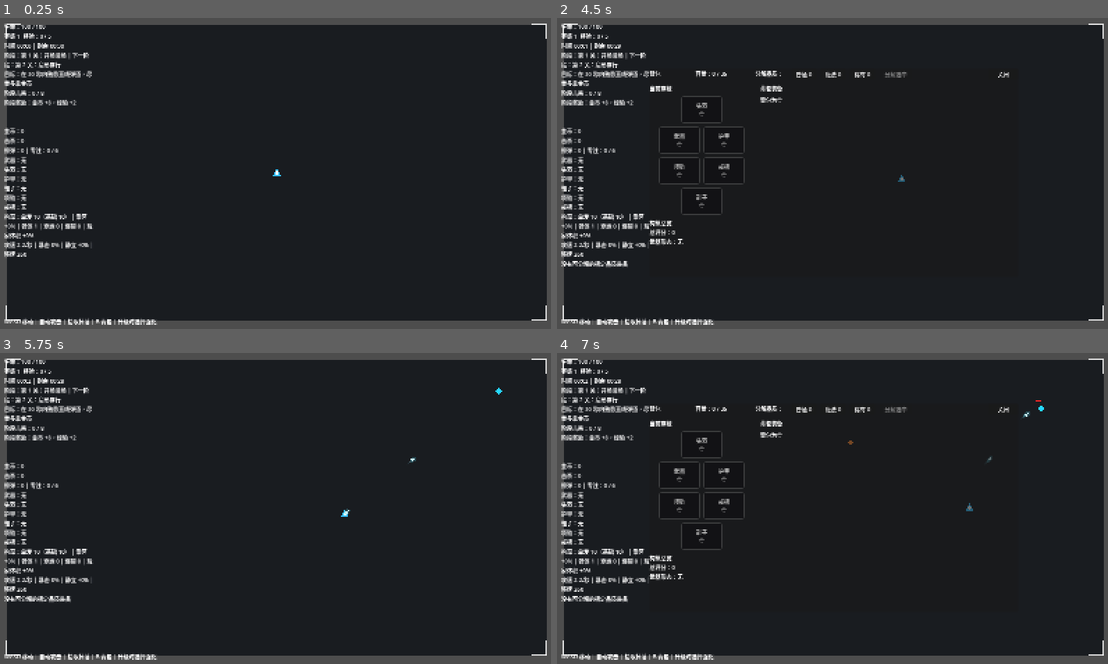
Above: before the commit, frames 1-4 (two rows, left to right).
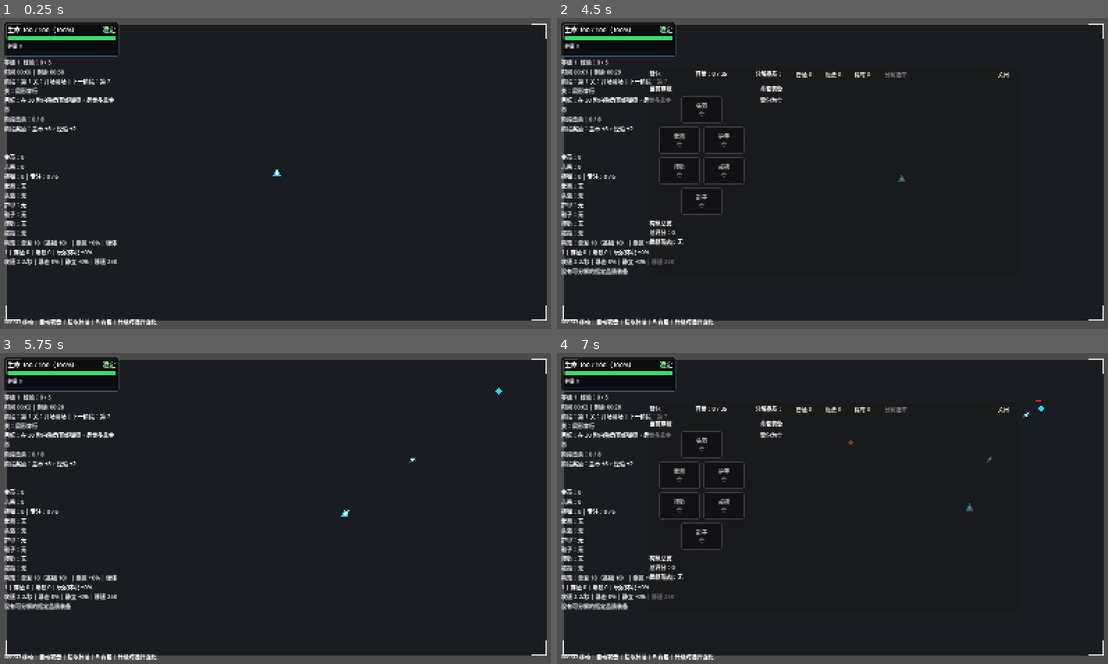
Above: after the commit, the same moments.

Repository: airisuzuki123/RogueLootPrototype
Game: Godot game, scene res://scenes/main.tscn
Two runs of this game, one before a commit and one after it. Both use one fixed random seed, a clock stepped at 60 frames per second and the inputs below.
Inputs (mouse positions are in pixels of both pictures, inside the frame that each line leads up to):
- Up to frame 1 (0.25 s): no input
- Up to frame 2 (4.5 s): tap Enter at 0.5, 0.6 s; move the mouse to (953, 157) at 0.52 s; hold D (move_right) 0.53-1.28 s; click (953, 157) at 0.67 s; move the mouse to (722, 189) at 1.27 s; hold S (move_down) 1.28-2 s; tap B at 1.35 s; click "普通 0" at 2 s; click "魔法 0" at 2.75 s; click "稀有 0" at 3.5 s; click "分解选中" at 4.25 s
- Up to frame 3 (5.75 s): click "关闭" at 5 s
- Up to frame 4 (7 s): move the mouse to (887, 440) at 5.77 s; hold D (move_right) 5.78-6.53 s; tap Enter at 5.85 s; move the mouse to (804, 570) at 6.52 s; hold W (move_up) from 6.53 s (still down); tap B at 6.6 s; click (804, 570) at 6.67 s

The runs differ from the first frame. In frame 1, 4.6% of the frame differs, in the area x 0-22%, y 1-80%; in frame 2, 4.8%; in frame 3, 4.9%, in the area x 0-22%, y 1-83%; in frame 4, 4.8%.

Commit message:
优化主界面角色状态显示

Diff:
--- a/scripts/ui/hud.gd
+++ b/scripts/ui/hud.gd
@@ -6,6 +6,10 @@
 var kills_label: Label
 var graze_label: Label
 var health_label: Label
+var shield_label: Label
+var player_state_label: Label
+var health_bar: ProgressBar
+var shield_bar: ProgressBar
 var experience_label: Label
 var run_phase_label: Label
 var phase_objective_label: Label
@@ -66,6 +70,9 @@
 	_layout_for_viewport()
 	_refresh_all()
 
+func _process(_delta: float) -> void:
+	_refresh_vital_status()
+
 func _build_ui() -> void:
 	var root := Control.new()
 	root.set_anchors_preset(Control.PRESET_FULL_RECT)
@@ -74,11 +81,10 @@
 
 	var stats := VBoxContainer.new()
 	stats.position = Vector2(16, 16)
-	stats.custom_minimum_size = Vector2(260, 120)
+	stats.custom_minimum_size = Vector2(330, 120)
 	root.add_child(stats)
 
-	health_label = Label.new()
-	stats.add_child(health_label)
+	_build_vital_status_panel(stats)
 
 	experience_label = Label.new()
 	stats.add_child(experience_label)
@@ -270,6 +276,68 @@
 	milestone_label.add_theme_color_override("font_outline_color", Color(0.05, 0.04, 0.02, 0.95))
 	milestone_label.add_theme_constant_override("outline_size", 5)
 	root.add_child(milestone_label)
+
+func _build_vital_status_panel(parent: Control) -> void:
+	var panel := PanelContainer.new()
+	panel.custom_minimum_size = Vector2(330, 92)
+	var panel_style := StyleBoxFlat.new()
+	panel_style.bg_color = Color(0.02, 0.025, 0.035, 0.72)
+	panel_style.border_color = Color(0.28, 0.34, 0.42, 0.82)
+	panel_style.set_border_width_all(1)
+	panel_style.set_corner_radius_all(6)
+	panel_style.content_margin_left = 10
+	panel_style.content_margin_right = 10
+	panel_style.content_margin_top = 8
+	panel_style.content_margin_bottom = 8
+	panel.add_theme_stylebox_override("panel", panel_style)
+	parent.add_child(panel)
+
+	var layout := VBoxContainer.new()
+	layout.add_theme_constant_override("separation", 4)
+	panel.add_child(layout)
+
+	var top_row := HBoxContainer.new()
+	top_row.add_theme_constant_override("separation", 8)
+	layout.add_child(top_row)
+
+	health_label = Label.new()
+	health_label.add_theme_font_size_override("font_size", 18)
+	top_row.add_child(health_label)
+
+	player_state_label = Label.new()
+	player_state_label.horizontal_alignment = HORIZONTAL_ALIGNMENT_RIGHT
+	player_state_label.size_flags_horizontal = Control.SIZE_EXPAND_FILL
+	player_state_label.add_theme_font_size_override("font_size", 18)
+	top_row.add_child(player_state_label)
+
+	health_bar = _create_status_bar(Color(0.90, 0.18, 0.23, 1.0), Color(0.22, 0.035, 0.045, 0.82))
+	health_bar.custom_minimum_size = Vector2(0, 14)
+	layout.add_child(health_bar)
+
+	shield_label = Label.new()
+	shield_label.add_theme_font_size_override("font_size", 14)
+	layout.add_child(shield_label)
+
+	shield_bar = _create_status_bar(Color(0.28, 0.78, 1.0, 1.0), Color(0.035, 0.10, 0.14, 0.70))
+	shield_bar.custom_minimum_size = Vector2(0, 8)
+	shield_bar.max_value = 6.0
+	layout.add_child(shield_bar)
+
+func _create_status_bar(fill_color: Color, background_color: Color) -> ProgressBar:
+	var bar := ProgressBar.new()
+	bar.show_percentage = false
+	bar.min_value = 0.0
+	bar.max_value = 1.0
+	bar.value = 0.0
+	var background := StyleBoxFlat.new()
+	background.bg_color = background_color
+	background.set_corner_radius_all(4)
+	bar.add_theme_stylebox_override("background", background)
+	var fill := StyleBoxFlat.new()
+	fill.bg_color = fill_color
+	fill.set_corner_radius_all(4)
+	bar.add_theme_stylebox_override("fill", fill)
+	return bar
 
 func _connect_signals() -> void:
 	GameManager.gold_changed.connect(_on_gold_changed)
@@ -377,14 +445,53 @@
 func _on_graze_changed(total: int) -> void:
 	var charge := int(GameManager.graze_charge)
 	var required := int(GameManager.GRAZE_REWARD_REQUIRED)
-	var shield := int(GameManager.player_graze_shield)
 	var cooldown := float(GameManager.graze_reward_cooldown_remaining)
-	var shield_text := " | 护盾：%d" % shield if shield > 0 else ""
 	var cooldown_text := " | 冷却中" if cooldown > 0.0 else ""
-	graze_label.text = "擦弹：%d | 专注：%d / %d%s%s" % [total, charge, required, shield_text, cooldown_text]
+	graze_label.text = "擦弹：%d | 专注：%d / %d%s" % [total, charge, required, cooldown_text]
+	_refresh_vital_status()
 
 func _on_health_changed(current: int, maximum: int) -> void:
-	health_label.text = "生命：%d / %d" % [current, maximum]
+	_refresh_vital_status(current, maximum)
+
+func _refresh_vital_status(current: int = -1, maximum: int = -1) -> void:
+	if health_label == null or health_bar == null or player_state_label == null or shield_label == null or shield_bar == null:
+		return
+	var health_current := int(GameManager.player_health) if current < 0 else current
+	var health_maximum := int(GameManager.player_max_health) if maximum < 0 else maximum
+	health_maximum = maxi(1, health_maximum)
+	health_current = clampi(health_current, 0, health_maximum)
+	var health_percent := int(round(float(health_current) / float(health_maximum) * 100.0))
+	health_label.text = "生命 %d / %d（%d%%）" % [health_current, health_maximum, health_percent]
+	health_bar.max_value = float(health_maximum)
+	health_bar.value = float(health_current)
+	var state_text := "稳定"
+	var state_color := Color(0.66, 1.0, 0.68, 1.0)
+	var health_fill := Color(0.24, 0.86, 0.42, 1.0)
+	if health_percent <= 30:
+		state_text = "危险"
+		state_color = Color(1.0, 0.28, 0.22, 1.0)
+		health_fill = Color(1.0, 0.18, 0.20, 1.0)
+	elif health_percent <= 60:
+		state_text = "受压"
+		state_color = Color(1.0, 0.80, 0.30, 1.0)
+		health_fill = Color(1.0, 0.62, 0.22, 1.0)
+	player_state_label.text = state_text
+	player_state_label.add_theme_color_override("font_color", state_color)
+	_set_progress_fill_color(health_bar, health_fill)
+	var shield := maxi(0, int(GameManager.player_graze_shield))
+	var shield_remaining := maxf(0.0, float(GameManager.player_graze_shield_remaining))
+	if shield > 0:
+		shield_label.text = "护盾 %d，剩余 %.1f 秒" % [shield, shield_remaining]
+		shield_bar.value = clampf(shield_remaining, 0.0, 6.0)
+	else:
+		shield_label.text = "护盾 0"
+		shield_bar.value = 0.0
+
+func _set_progress_fill_color(bar: ProgressBar, fill_color: Color) -> void:
+	var fill := bar.get_theme_stylebox("fill")
+	if fill is StyleBoxFlat:
+		var fill_style := fill as StyleBoxFlat
+		fill_style.bg_color = fill_color
 
 func _on_experience_changed(current: int, required: int, level: int) -> void:
 	experience_label.text = "等级 %d  经验：%d / %d" % [level, current, required]
Not shown, changed: README.md
